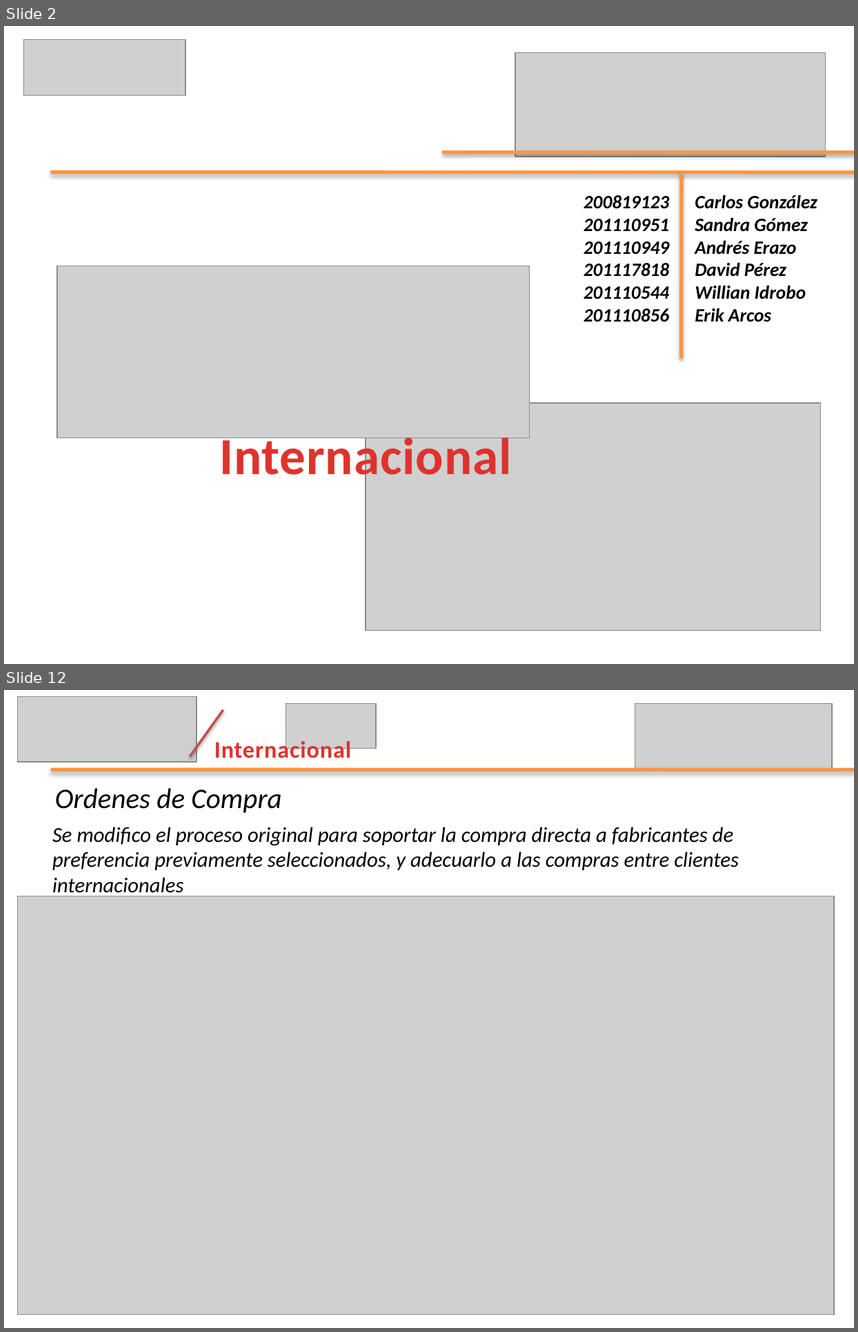
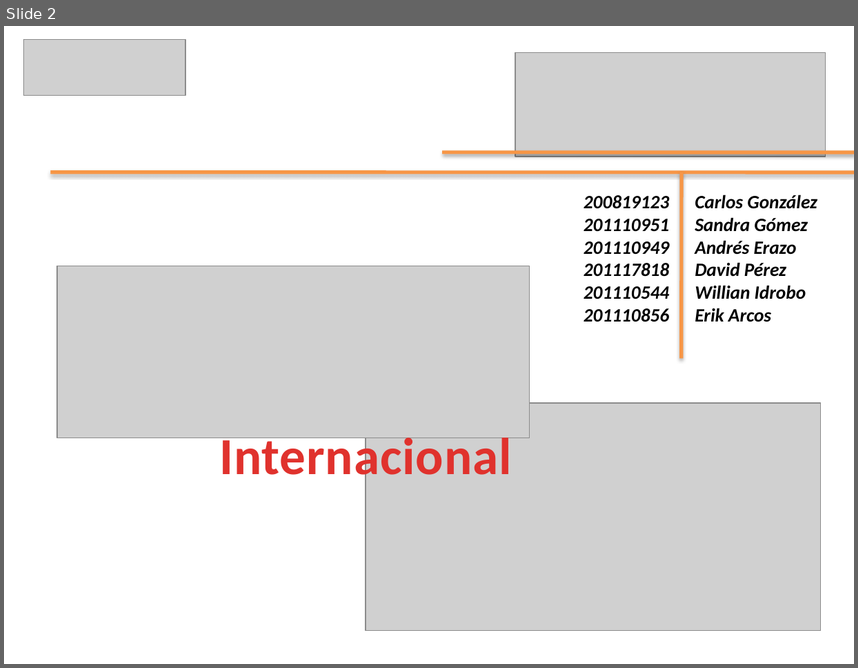
Before and after one commit to leseroth/ingenium-managment, a slide deck: CSOF5100 Proyecto 1/0621PresentacionIngenium.pptx. Shown one above the other, each under a label of ours: slides 2 and 12 before the commit, slide 2 after it; the slides between them are not shown. The pictures are 858x1332 and 858x668 pixels, drawn with LibreOffice and Linux fonts; fonts in the diff are those of the drawing; grey boxes stand for pictures. Boxes give left, top, right and bottom in pixels: in the first picture for what was removed or moved away, otherwise in the second. Text is boxed around its words. In the diff, an @@ line names an element or a change of style, - is before the commit and + after.

```diff
--- a/CSOF5100 Proyecto 1/0621PresentacionIngenium.pptx
+++ b/CSOF5100 Proyecto 1/0621PresentacionIngenium.pptx
@@ slide 12 removed at (4, 690, 854, 1328), background #FFFFFF @@
@@ picture removed at (18, 697, 197, 762) @@
@@ line removed from (190, 756) to (223, 709) @@
@@ picture removed at (286, 704, 377, 749) @@
@@ picture removed at (635, 704, 832, 770) @@
@@ text removed at (214, 738, 352, 758) @@
-Internacional
@@ line removed from (51, 770) to (854, 770) @@
@@ text removed at (55, 788, 281, 813) @@
-Ordenes de Compra
@@ text removed at (52, 827, 739, 898) @@
-Se modifico el proceso original para soportar la compra directa a fabricantes de preferencia previamente seleccionados, y adecuarlo a las compras entre clientes internacionales
@@ picture removed at (18, 896, 835, 1314) @@
```
Also in this commit, not shown: 11 slides changed, 16 slides added, 12 other slides removed.
